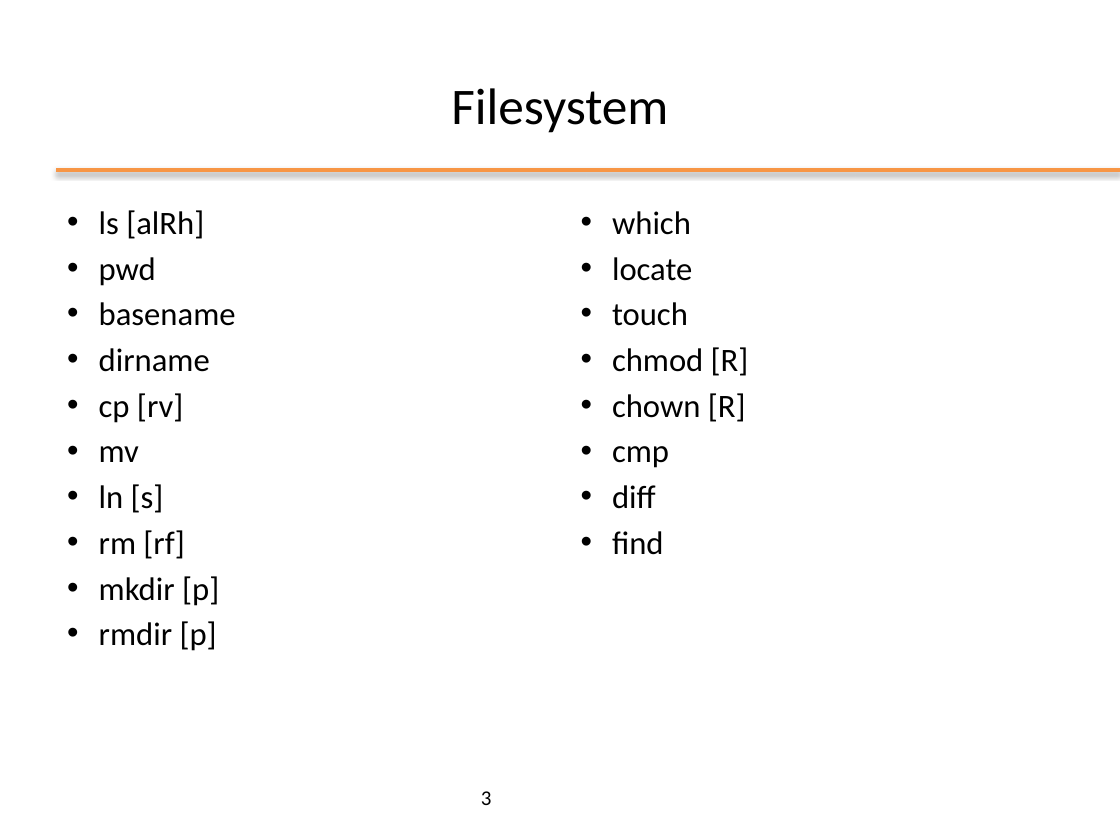
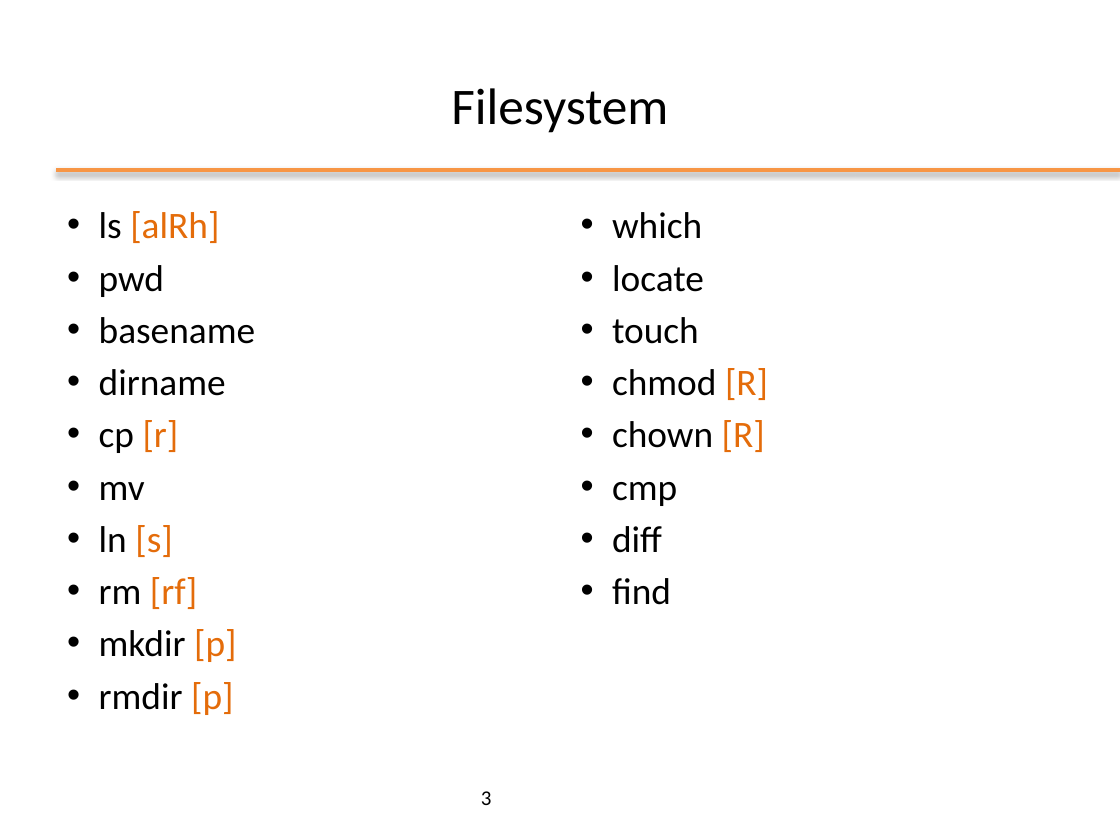
Before and after one commit to nbicocchi/operatingsystemsbsc, a slide deck: slide 3 of slides/ppt/04_Comandi principali.pptx. Drawn at 1120x840 pixels with LibreOffice and Linux fonts; fonts in the diff are those of the drawing; background and template pictures are left out. Boxes give left, top, right and bottom in pixels: in the first picture for what was removed or moved away, otherwise in the second. Text is boxed around its words. In the diff, an @@ line names an element or a change of style, - is before the commit and + after.

```diff
--- a/slides/ppt/04_Comandi principali.pptx
+++ b/slides/ppt/04_Comandi principali.pptx
@@ text "which" at (612,212,768,605): size 21 to 24 pt; text colour #000000 to #E46C0A in "[R]", "[R]" @@
@@ text at (99,211,255,715): size 21 to 24 pt; text colour #000000 to #E46C0A in "[alRh]", "[s]", "[rf]", "[p]" and 1 more places @@
@@ text at (99,420,179,453): text changed; size 21 to 24 pt; text colour #000000 to #E46C0A @@
-• cp [rv]
+• cp [r]
```
Also in this commit, not shown: 5 other slides changed, 3 other files.
